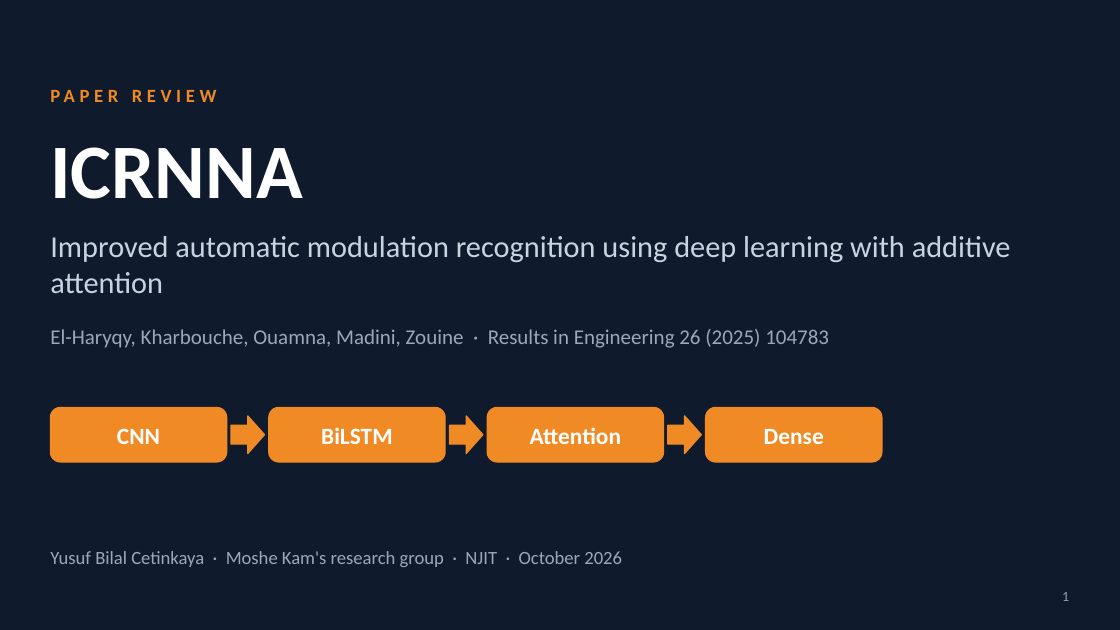
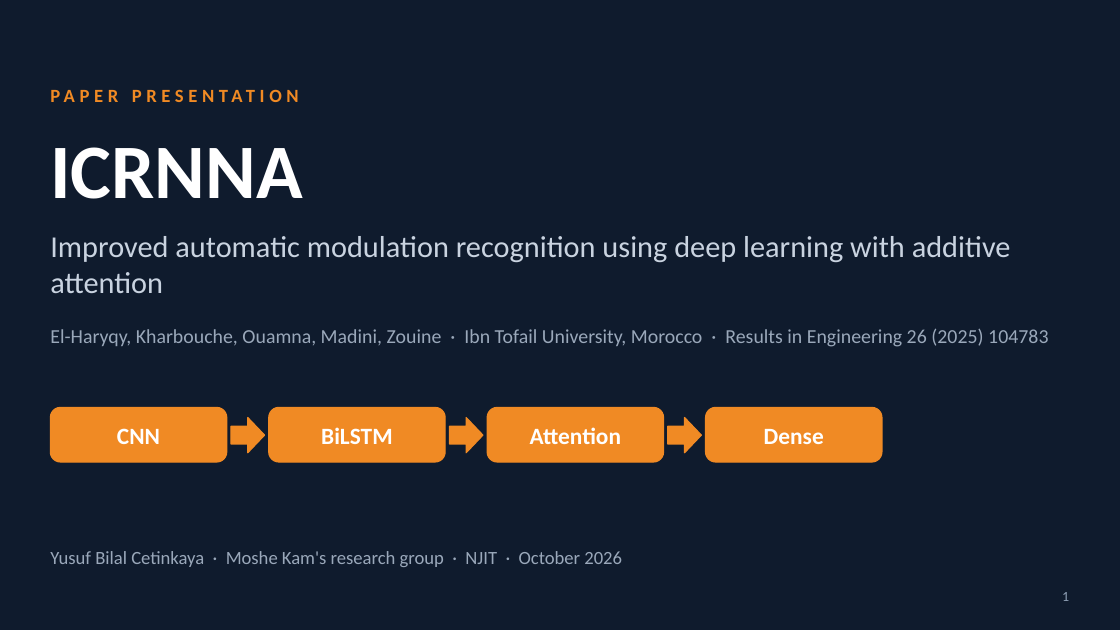
Before and after one commit to YusufBilo78/amc, a slide deck: slide 1 of deck/moshe_paper_icrnna.pptx. Drawn at 1120x630 pixels with LibreOffice and Linux fonts; fonts in the diff are those of the drawing. Boxes give left, top, right and bottom in pixels: in the first picture for what was removed or moved away, otherwise in the second. Text is boxed around its words. In the diff, an @@ line names an element or a change of style, - is before the commit and + after.

```diff
--- a/deck/moshe_paper_icrnna.pptx
+++ b/deck/moshe_paper_icrnna.pptx
@@ text at (50, 84, 555, 118): text changed @@
-PAPER REVIEW
+PAPER PRESENTATION
@@ text at (50, 329, 1048, 347): text changed; size 18 to 17 pt @@
-El-Haryqy, Kharbouche, Ouamna, Madini, Zouine · Results in Engineering 26 (2025) 104783
+El-Haryqy, Kharbouche, Ouamna, Madini, Zouine · Ibn Tofail University, Morocco · Results in Engineering 26 (2025) 104783
```
Also in this commit, not shown: 10 other slides changed, 9 slides added, 5 slides removed, 6 other files.
